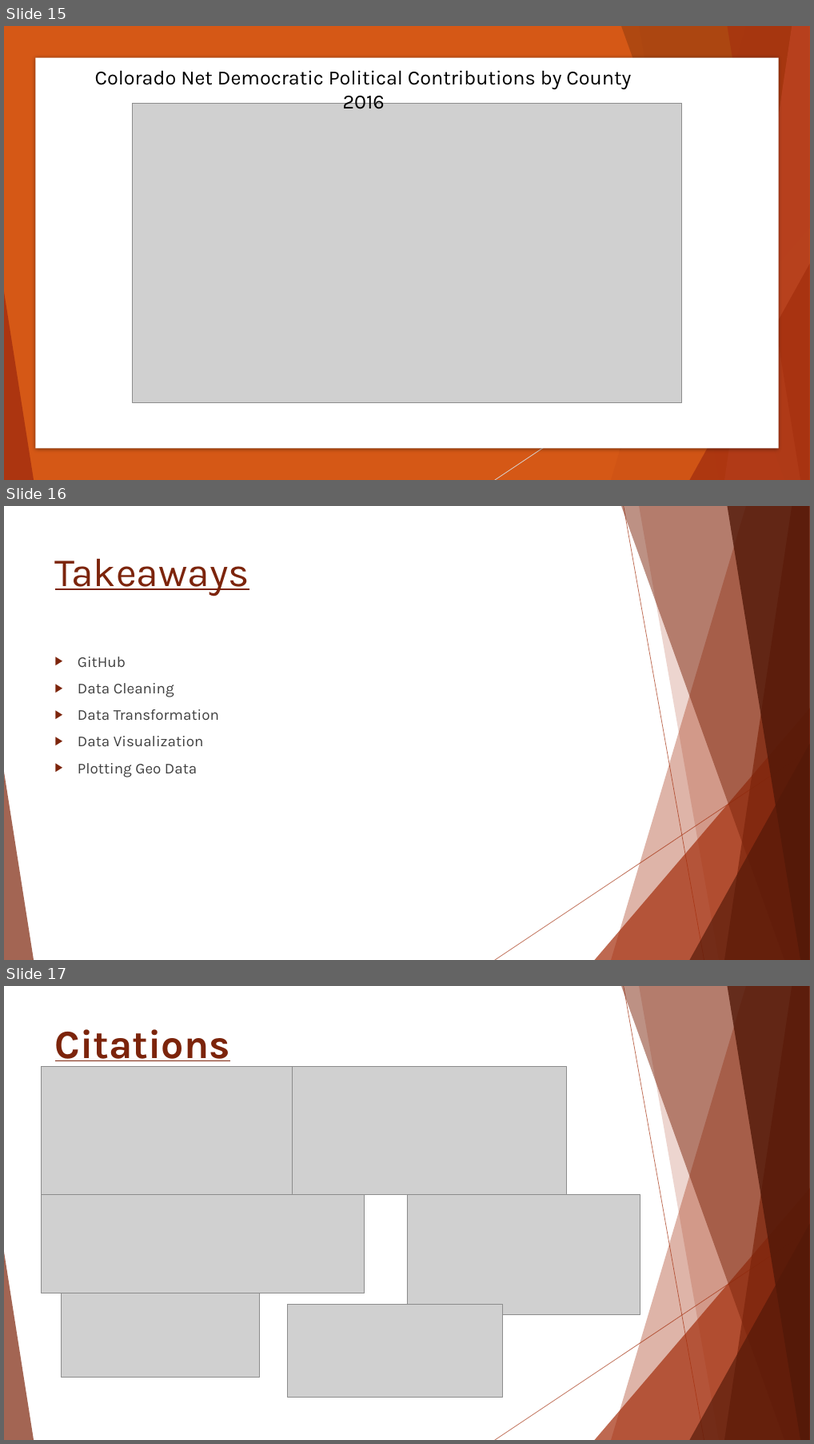
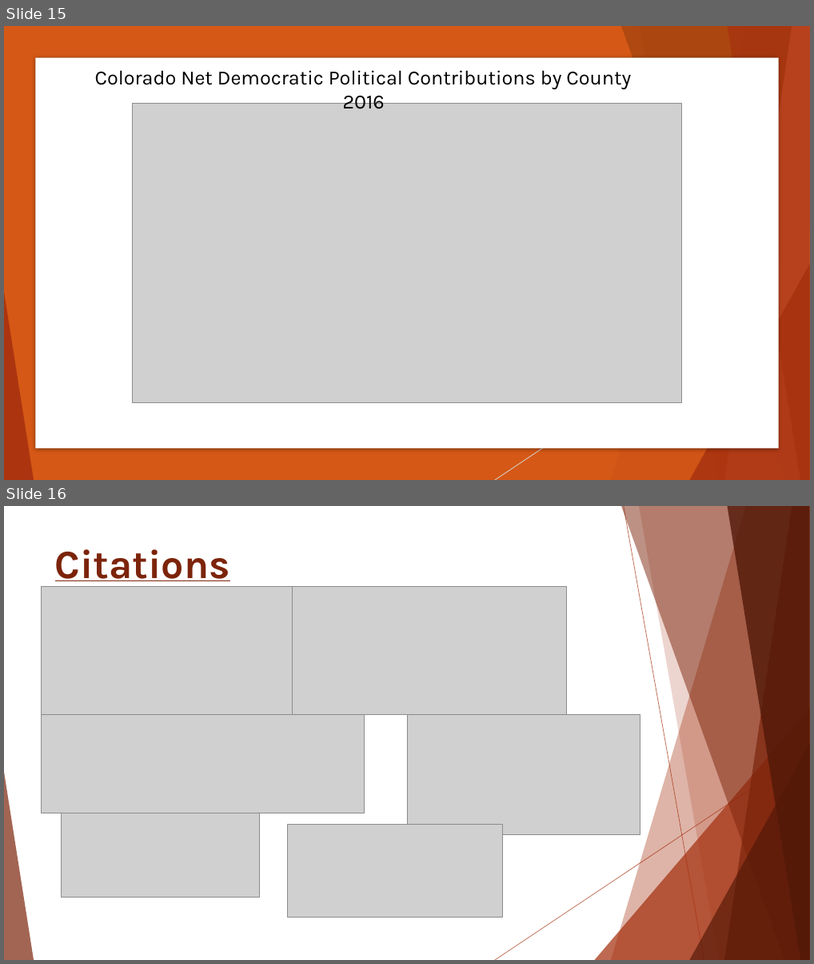
Before and after one commit to dslachar/analysis_of_crp_data, a slide deck: project_presention.pptx. Shown one above the other, each under a label of ours: slides 15, 16 and 17 before the commit, slides 15 and 16 after it. The pictures are 814x1444 and 814x964 pixels, drawn with LibreOffice and Linux fonts; fonts in the diff are those of the drawing; grey boxes stand for pictures. Boxes give left, top, right and bottom in pixels: in the first picture for what was removed or moved away, otherwise in the second. Text is boxed around its words. In the diff, an @@ line names an element or a change of style, - is before the commit and + after.

```diff
--- a/project_presention.pptx
+++ b/project_presention.pptx
@@ slide 16 removed at (x1=4, y1=506, x2=810, y2=960), background #FFFFFF; not listed: 10 template elements that a slide beside it also shows @@
@@ title removed at (x1=55, y1=559, x2=250, y2=596) @@
-Takeaways
@@ text removed at (x1=78, y1=656, x2=219, y2=777) @@
-▶ GitHub
-▶ Data Cleaning
-▶ Data Transformation
-▶ Data Visualization
-▶ Plotting Geo Data
@@ what was slide 17 is now slide 16 @@
```
Also in this commit, not shown: 3 slides changed, 1 slide added, 1 other slide removed.
